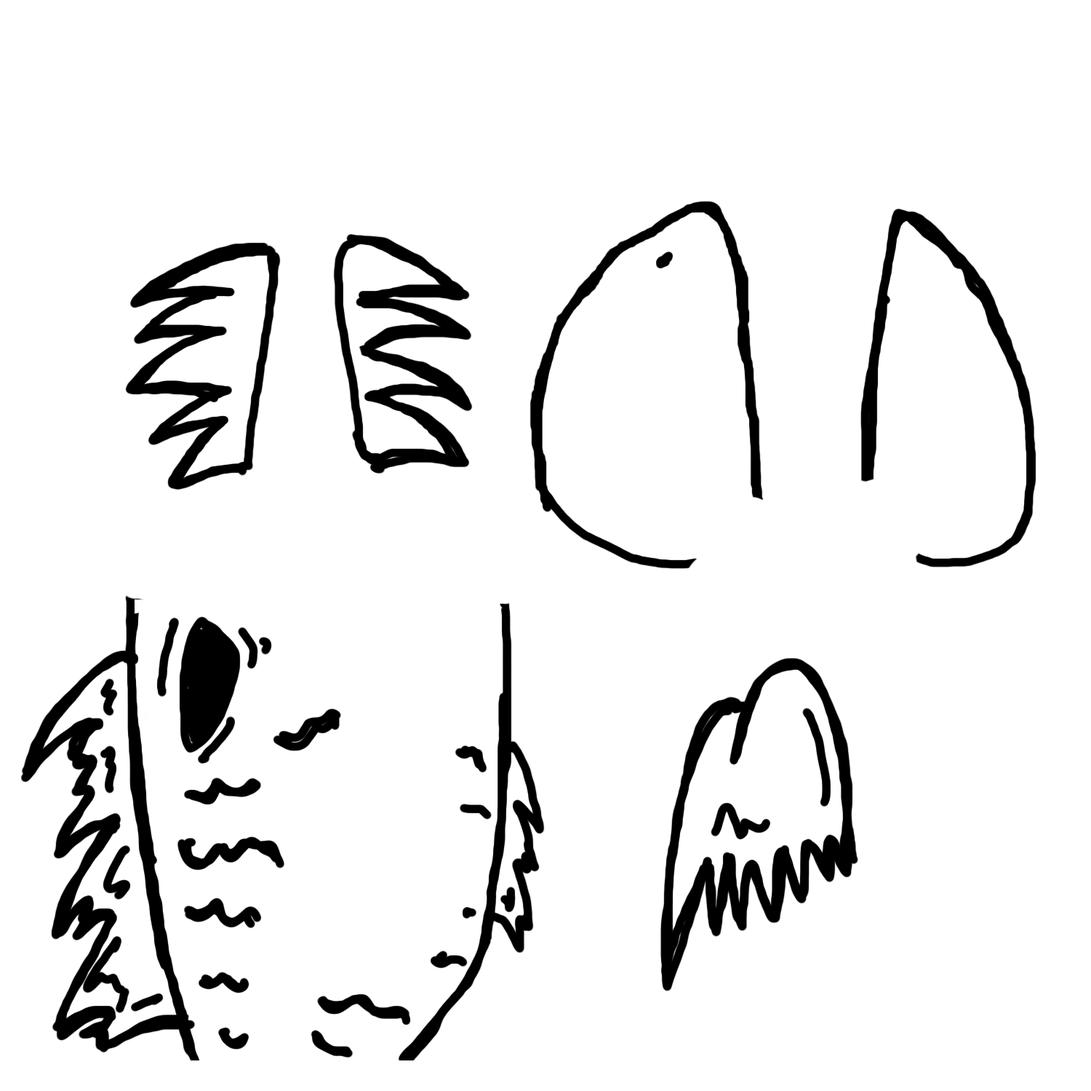
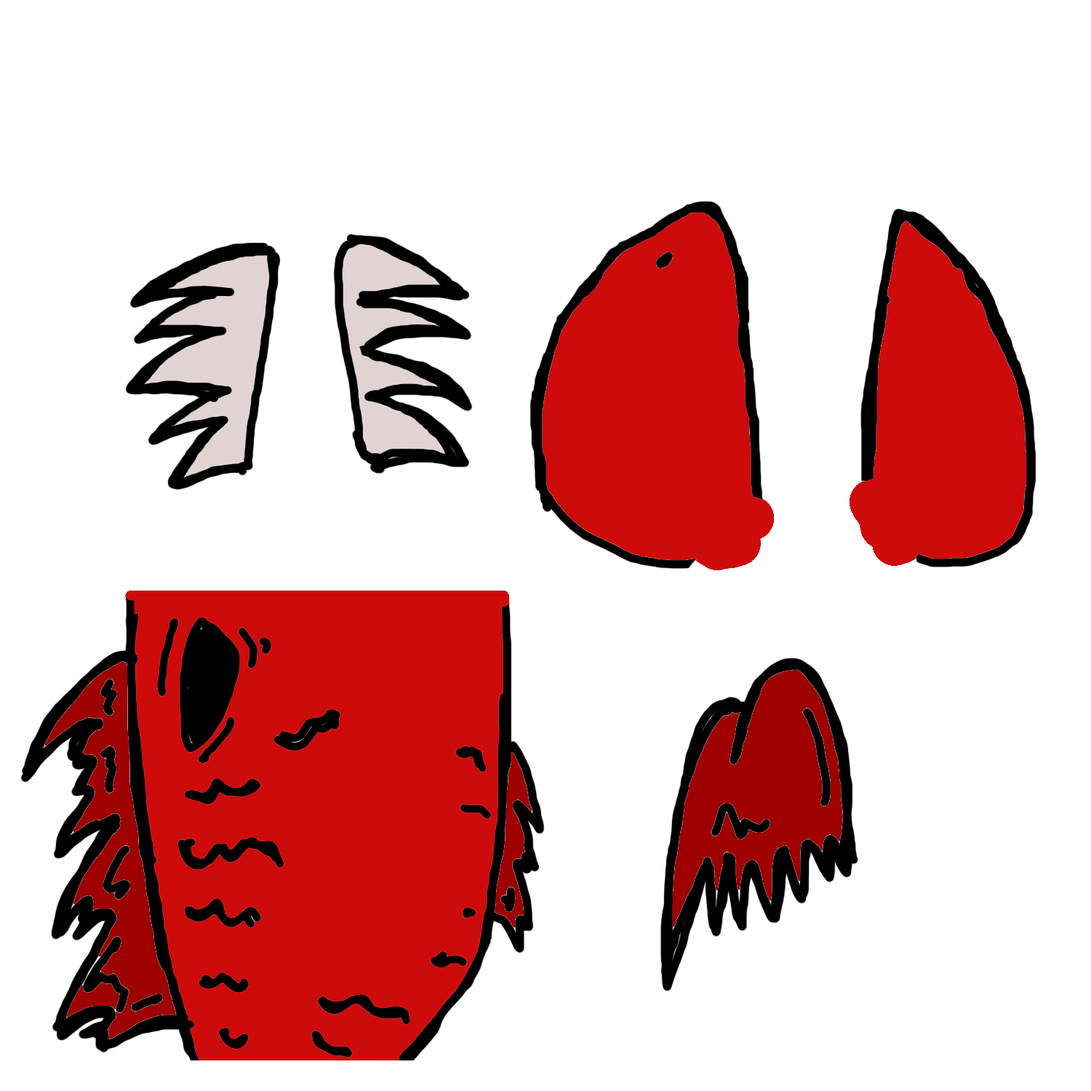
Comparing the layer stacks of the two 1091px x 1091px images. Changes:
painted on "LMouth" over [849, 220, 1028, 567]
painted on "UMouth" over [542, 212, 775, 571]
painted on "Fin" over [672, 669, 844, 928]
painted on "LTeeth" over [146, 255, 270, 477]
painted on "UTeeth" over [342, 243, 446, 455]
painted on "Body" over [44, 590, 533, 1061]
